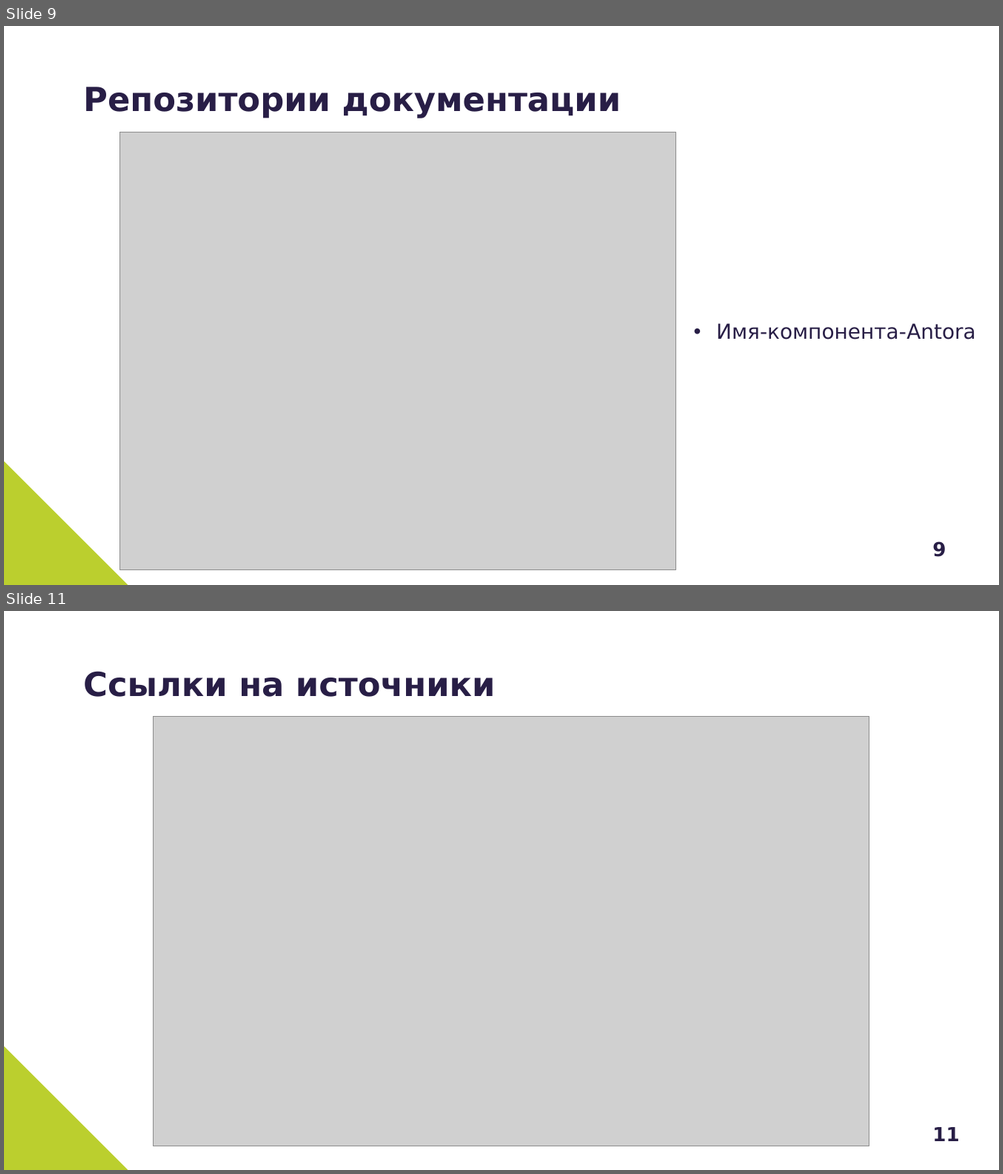
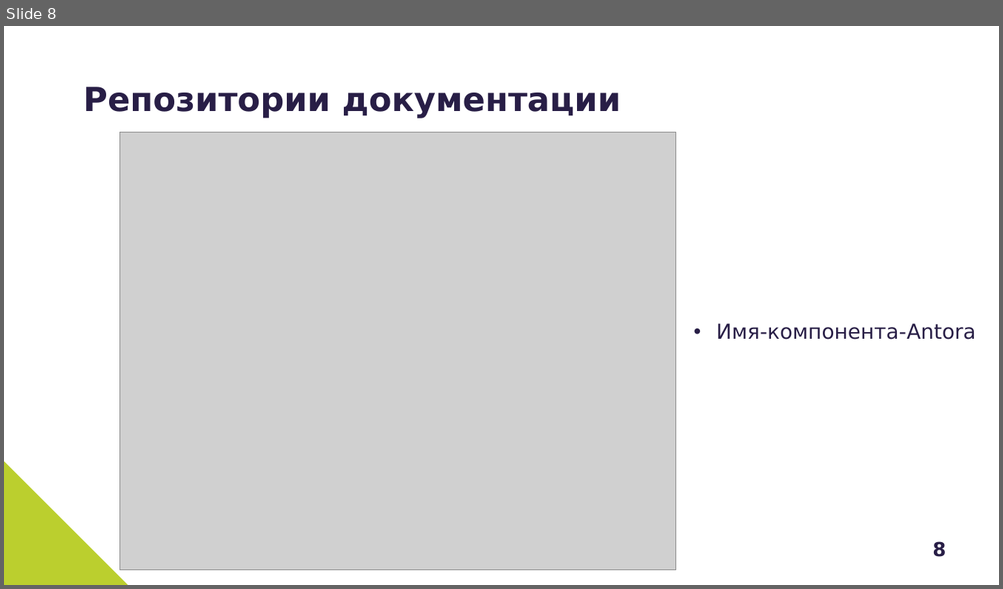
Before and after one commit to Grolribasi/articles, a slide deck: Презентация.pptx. Shown one above the other, each under a label of ours: slides 9 and 11 before the commit, slide 8 after it; the slides between them are not shown. The pictures are 1003x1174 and 1003x589 pixels, drawn with LibreOffice and Linux fonts; fonts in the diff are those of the drawing; grey boxes stand for pictures. Boxes give left, top, right and bottom in pixels: in the first picture for what was removed or moved away, otherwise in the second. Text is boxed around its words. In the diff, an @@ line names an element or a change of style, - is before the commit and + after.

```diff
--- a/Презентация.pptx
+++ b/Презентация.pptx
@@ slide 11 removed at box(4, 611, 999, 1170), background #FFFFFF; not listed: 2 template elements that a slide beside it also shows @@
@@ title removed at box(83, 671, 495, 697) @@
-Ссылки на источники
@@ picture removed at box(153, 716, 869, 1146) @@
@@ what was slide 9 is now slide 8 @@
@@ page number at box(932, 542, 945, 557): text changed @@
-9
+8
```
Also in this commit, not shown: 2 slides changed, 2 slides added, 2 other slides removed, 1 other file.
